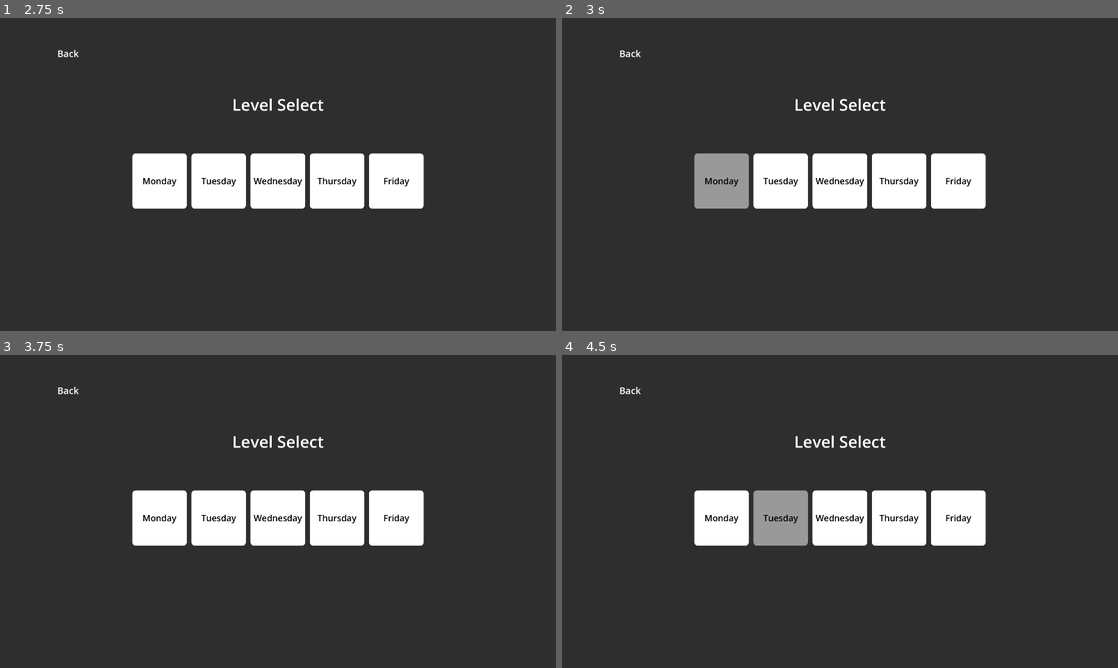
Above: before the commit, frames 1-4 (two rows, left to right).
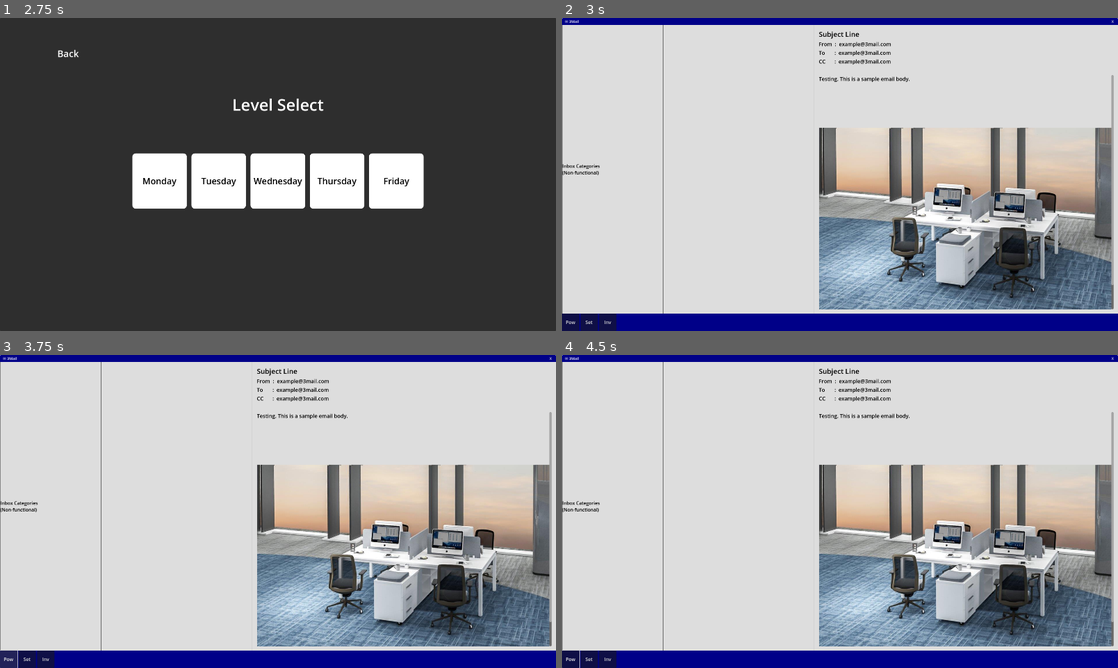
Above: after the commit, the same moments.

Repository: Wong-Kai-Lun/gamified-cybersecurity-awareness-training
Game: Godot game, scene res://main_menu/main_menu.tscn
Same seed, same stepped clock (60 frames per second), same inputs: the game is played once before the commit and once after it.
Inputs (mouse positions are in pixels of both pictures, inside the frame that each line leads up to):
- Up to frame 1 (2.75 s): click "New Game" at 0.5 s; click "Back" at 1.25 s; click "New Game" at 2 s
- Up to frame 2 (3 s): click "Monday" at 2.75 s
- Up to frame 3 (3.75 s): click (11, 658) at 3.5 s, where only the run after the commit has a clickable "Pow"
- Up to frame 4 (4.5 s): click (778, 517) at 4.25 s, where only the run before the commit has a clickable "Tuesday"

Frame 1 is identical in both runs. In frame 2, 98% of the frame differs, in the area x 0-100%, y 0-100%; in frame 3, 98%; in frame 4, 98%.

Commit message:
Minor changes

Diff:
--- a/godot/level_select/level_select.gd
+++ b/godot/level_select/level_select.gd
@@ -17,7 +17,7 @@
 
 func _on_monday_pressed() -> void:
 	print("The level Monday has been selected.")
-	get_tree().change_scene_to_file("res://game_scene/email_client.tscn")
+	get_tree().change_scene_to_file("res://game_scene/desktop.tscn")
 	# create base game interface then load later
 
 
--- a/godot/main_menu/main_menu.gd
+++ b/godot/main_menu/main_menu.gd
@@ -14,7 +14,7 @@
 func _on_new_game_pressed() -> void:
 	print("New Game Button pressed.")
 	get_tree().change_scene_to_file("res://level_select/level_select.tscn")
-
+	# Function to check if have existing save file. If no, proceed. If have, ask for confirmation.
 
 func _on_continue_pressed() -> void:
 	print("Continue Button pressed.")
